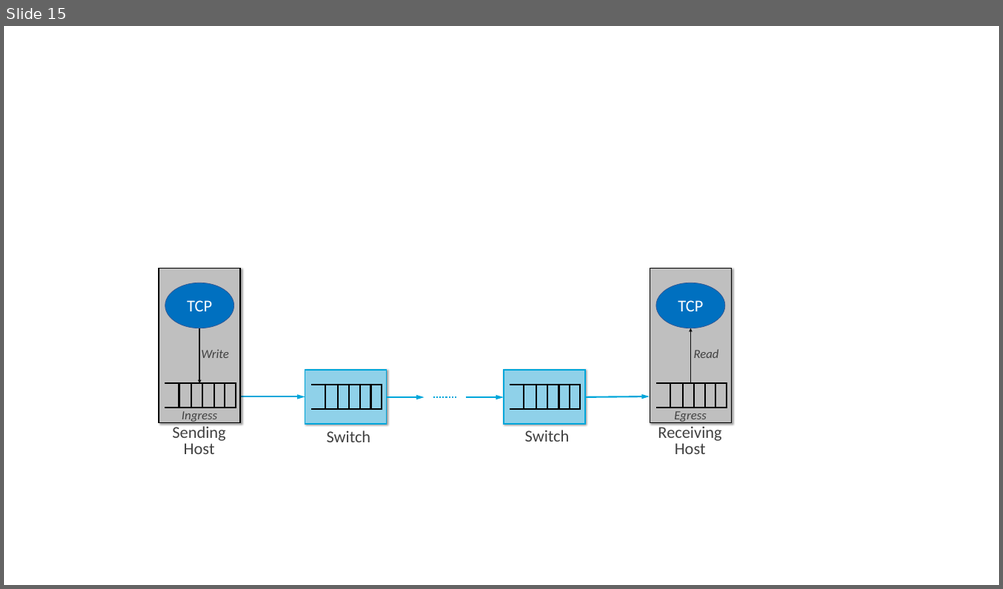
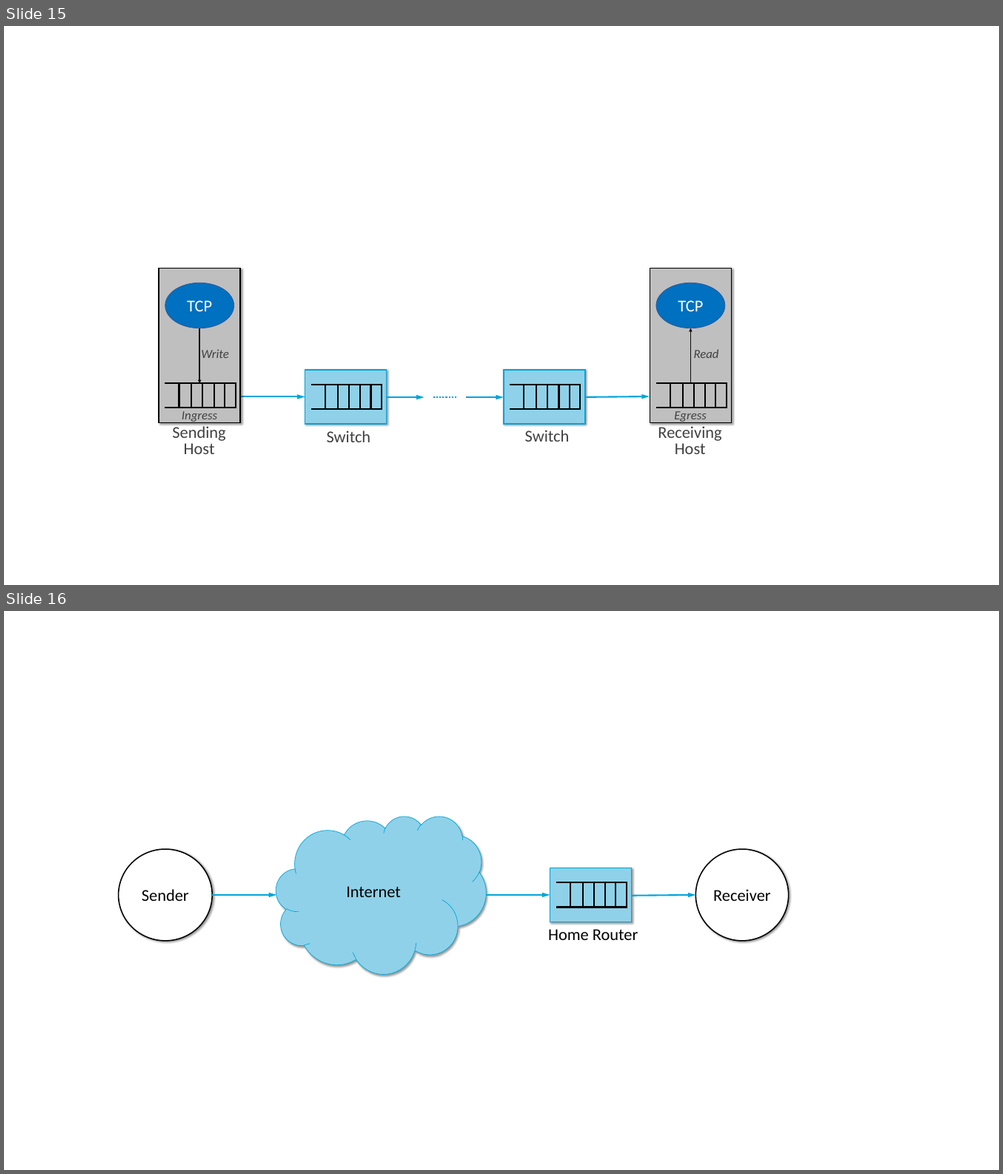
Before and after one commit to SystemsApproach/tcpcc, a slide deck: figures/Figure-sources.pptx. Shown one above the other, each under a label of ours: slide 15 before the commit, slides 15 and 16 after it. The pictures are 1003x589 and 1003x1174 pixels, drawn with LibreOffice and Linux fonts; fonts in the diff are those of the drawing. Boxes give left, top, right and bottom in pixels: in the first picture for what was removed or moved away, otherwise in the second. Text is boxed around its words. In the diff, an @@ line names an element or a change of style, - is before the commit and + after.

Commit message:
CoDel on home routers

```diff
--- a/figures/Figure-sources.pptx
+++ b/figures/Figure-sources.pptx
@@ slide 16 added at [4, 611, 999, 1170], background #FFFFFF @@
@@ cloud added at [276, 816, 486, 974], fill #8FD1E9, outline #00A6DA 1 pt, 32 pt, text #000000 @@
+Internet
@@ ellipse added at [119, 849, 212, 941], fill #FFFFFF, outline #000000 2.25 pt, 32 pt, text #000000 @@
+Sender
@@ ellipse added at [695, 849, 788, 941], fill #FFFFFF, outline #000000 2.25 pt, 32 pt, text #000000 @@
+Receiver
@@ arrow added from (212, 895) to (276, 895), #00A6DA 3 pt @@
@@ arrow added from (486, 895) to (549, 895), #00A6DA 3 pt @@
@@ group added at [549, 868, 631, 922]: 6 lines, 2 rectangles @@
@@ arrow added from (631, 896) to (695, 895), #00A6DA 3 pt @@
@@ text added at [548, 929, 637, 940], 32 pt, text #000000 @@
+Home Router
```
Also in this commit, not shown: 4 other files.
